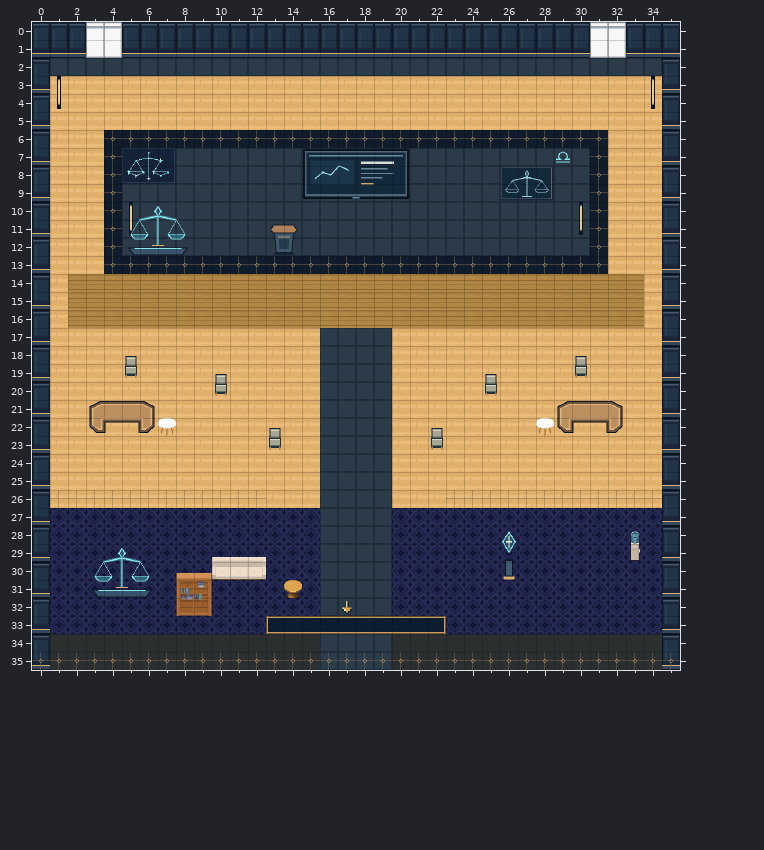
Tiled map (JSON), stored at maps/preview/speaker-libra.tmj. Above is the file before it was changed.
Cells are 32x32 px. Shown: x 0..35, y 0..35.
Once edited:
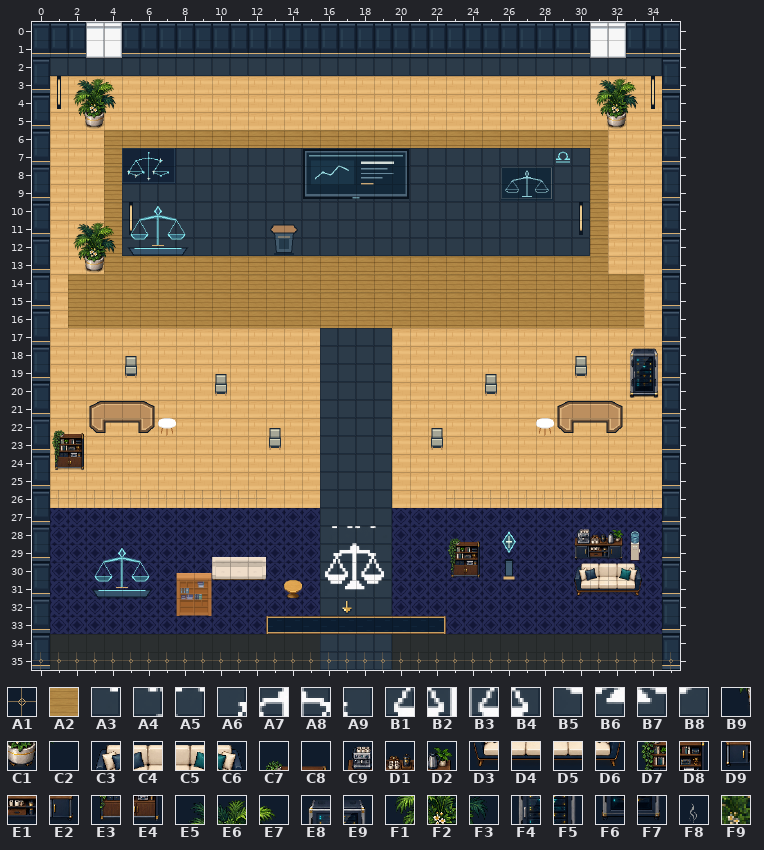
Key: from "art-0": A1 15; from "art-1": A2 355; from "art-10": A3 72, A4 73, A5 74, A6 88, A7 89, A8 90, A9 91, B1 104, B2 105, B3 106, B4 107, B5 120, B6 121, B7 122, B8 123; from "art-8": B9 6, C1 7, C2 8; from "art-9": C3 6, C4 7, C5 8, C6 9, C7 10, C8 11, C9 12, D1 13, D2 14, D3 22, D4 23, D5 24, D6 25, D7 26, D8 27, D9 28, E1 29, E2 30, E3 42, E4 43, E5 64, E6 65, E7 66, E8 75, E9 76, F1 80, F2 81, F3 82, F4 91, F5 92, F6 107, F7 108; from "interior-ambient-steam": F8 5; from "navigation-mask": F9 1.
__ is an empty cell.
Tiles replaced or removed in this view: A1.
Tiles of an added or newly shown layer are drawn over the layers below it.
See-through tiles are keyed as they look on the map.
What changed:
Changed rows in their new state; .. is an unchanged cell.
Layer "terrain":
first column x 4:
 6 A2 A2 A2 A2 A2 A2 A2 A2 A2 A2 A2 A2 A2 A2 A2 A2 A2 A2 A2 A2 A2 A2 A2 A2 A2 A2 A2 A2
 7 A2 .. .. .. .. .. .. .. .. .. .. .. .. .. .. .. .. .. .. .. .. .. .. .. .. .. .. A2
 8 A2 .. .. .. .. .. .. .. .. .. .. .. .. .. .. .. .. .. .. .. .. .. .. .. .. .. .. A2
 9 A2 .. .. .. .. .. .. .. .. .. .. .. .. .. .. .. .. .. .. .. .. .. .. .. .. .. .. A2
10 A2 .. .. .. .. .. .. .. .. .. .. .. .. .. .. .. .. .. .. .. .. .. .. .. .. .. .. A2
11 A2 .. .. .. .. .. .. .. .. .. .. .. .. .. .. .. .. .. .. .. .. .. .. .. .. .. .. A2
12 A2 .. .. .. .. .. .. .. .. .. .. .. .. .. .. .. .. .. .. .. .. .. .. .. .. .. .. A2
13 A2 A2 A2 A2 A2 A2 A2 A2 A2 A2 A2 A2 A2 A2 A2 A2 A2 A2 A2 A2 A2 A2 A2 A2 A2 A2 A2 A2
Layer "scenery-belowAvatar-0":
first column x 2:
 3 .. .. .. .. .. .. .. .. .. .. .. .. .. .. .. .. .. .. .. .. .. .. .. .. .. .. .. .. .. E5 E6 E7
 4 .. .. .. .. .. .. .. .. .. .. .. .. .. .. .. .. .. .. .. .. .. .. .. .. .. .. .. .. .. F1 F2 F3
 5 B9 C1 .. .. .. .. .. .. .. .. .. .. .. .. .. .. .. .. .. .. .. .. .. .. .. .. .. .. .. B9 C1 ..
first column x 2:
11 E5 E6 E7
12 F1 F2 F3
13 B9 C1 C2
first column x 1:
18 .. .. .. .. .. .. .. .. .. .. .. .. .. .. .. .. .. .. .. .. .. .. .. .. .. .. .. .. .. .. .. .. E8 E9
19 .. .. .. .. .. .. .. .. .. .. .. .. .. .. .. .. .. .. .. .. .. .. .. .. .. .. .. .. .. .. .. .. F4 F5
20 .. .. .. .. .. .. .. .. .. .. .. .. .. .. .. .. .. .. .. .. .. .. .. .. .. .. .. .. .. .. .. .. F6 F7
22 C7 C8 .. .. .. .. .. .. .. .. .. .. .. .. .. .. .. .. .. .. .. .. .. .. .. .. .. .. .. .. .. .. .. ..
23 D7 D8 .. .. .. .. .. .. .. .. .. .. .. .. .. .. .. .. .. .. .. .. .. .. .. .. .. .. .. .. .. .. .. ..
24 E3 E4 .. .. .. .. .. .. .. .. .. .. .. .. .. .. .. .. .. .. .. .. .. .. .. .. .. .. .. .. .. .. .. ..
first column x 16:
28 A3 A4 A5 .. .. .. .. C7 C8 .. .. .. .. .. C9 D1 D2 ..
29 A6 A7 A8 A9 .. .. .. D7 D8 .. .. .. .. .. D9 E1 E2 ..
30 B1 B2 B3 B4 .. .. .. E3 E4 .. .. .. .. .. C3 C4 C5 C6
31 B5 B6 B7 B8 .. .. .. .. .. .. .. .. .. .. D3 D4 D5 D6
Layer "interior-ambient-plant" (added):
first column x 2:
 3 E5 E6 E7
 4 F1 F2 F3
Layer "interior-ambient-steam" (added):
first column x 30:
28 F8
Layer "interior-ambient-server" (added):
first column x 33:
18 E8 E9
19 F4 F5
20 F6 F7
Layer "physical-collisions":
first column x 2:
 3 F9 F9 F9 .. .. .. .. .. .. .. .. .. .. .. .. .. .. .. .. .. .. .. .. .. .. .. .. .. .. F9 F9 F9
 4 F9 F9 F9 .. .. .. .. .. .. .. .. .. .. .. .. .. .. .. .. .. .. .. .. .. .. .. .. .. .. F9 F9 F9
 5 F9 F9 .. .. .. .. .. .. .. .. .. .. .. .. .. .. .. .. .. .. .. .. .. .. .. .. .. .. .. F9 F9 ..
first column x 2:
11 F9 F9 F9
12 F9 F9 F9
13 F9 F9 F9
first column x 1:
18 .. .. .. .. .. .. .. .. .. .. .. .. .. .. .. .. .. .. .. .. .. .. .. .. .. .. .. .. .. .. .. .. F9 F9
19 .. .. .. .. .. .. .. .. .. .. .. .. .. .. .. .. .. .. .. .. .. .. .. .. .. .. .. .. .. .. .. .. F9 F9
20 .. .. .. .. .. .. .. .. .. .. .. .. .. .. .. .. .. .. .. .. .. .. .. .. .. .. .. .. .. .. .. .. F9 F9
22 F9 F9 .. .. .. .. .. .. .. .. .. .. .. .. .. .. .. .. .. .. .. .. .. .. .. .. .. .. .. .. .. .. .. ..
23 F9 F9 .. .. .. .. .. .. .. .. .. .. .. .. .. .. .. .. .. .. .. .. .. .. .. .. .. .. .. .. .. .. .. ..
24 F9 F9 .. .. .. .. .. .. .. .. .. .. .. .. .. .. .. .. .. .. .. .. .. .. .. .. .. .. .. .. .. .. .. ..
first column x 23:
28 F9 F9 .. .. .. .. .. F9 F9 F9 ..
29 F9 F9 .. .. .. .. .. F9 F9 F9 ..
30 F9 F9 .. .. .. .. .. F9 F9 F9 F9
31 .. .. .. .. .. .. .. F9 F9 F9 F9
Pixel boxes of the changes (left, top, right, bottom) in both pictures:
changed: (73, 78, 638, 274)
added: (629, 348, 659, 398)
added: (52, 430, 84, 471)
added: (325, 526, 384, 590)
added: (448, 538, 480, 578)
added: (574, 529, 642, 596)
